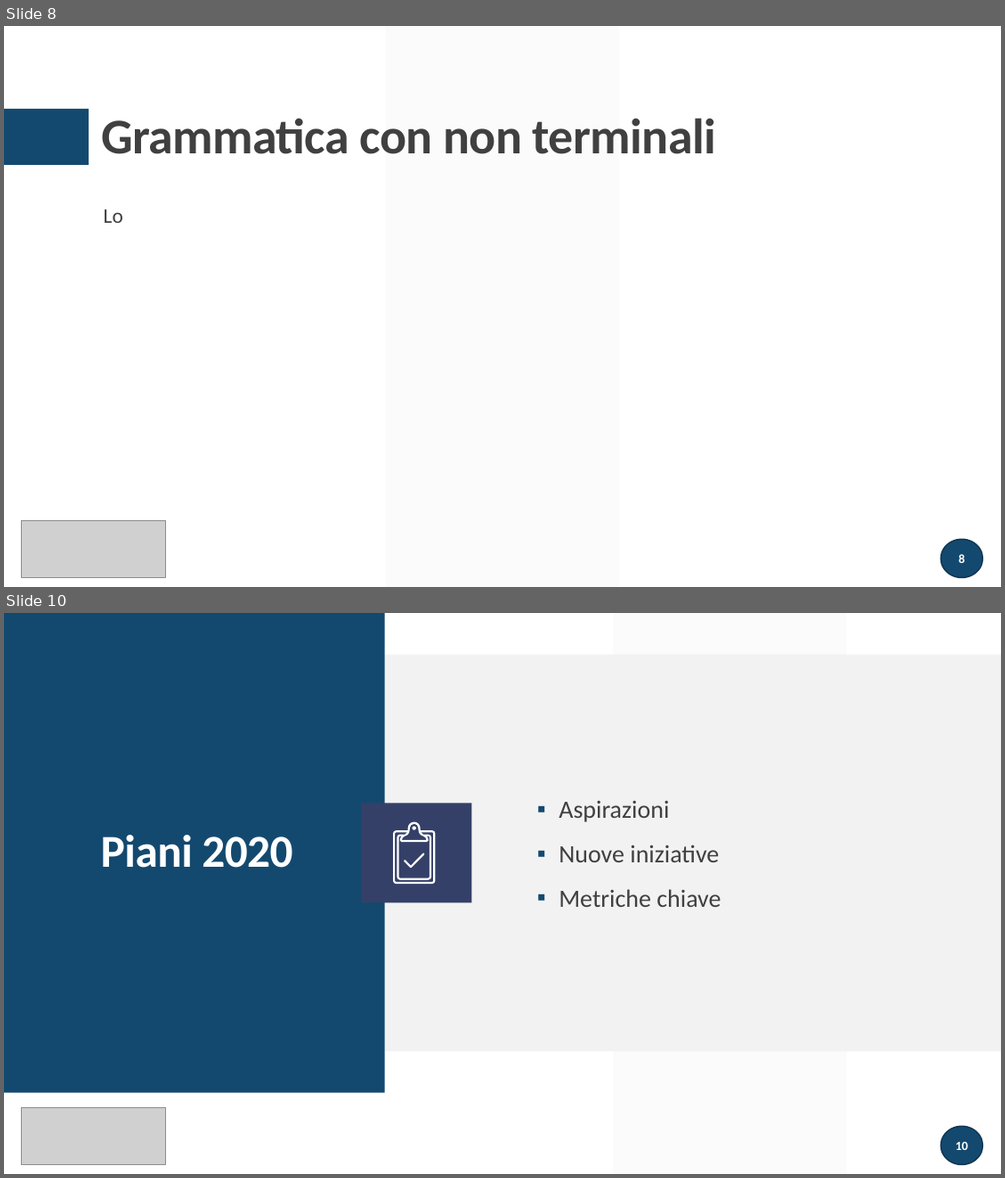
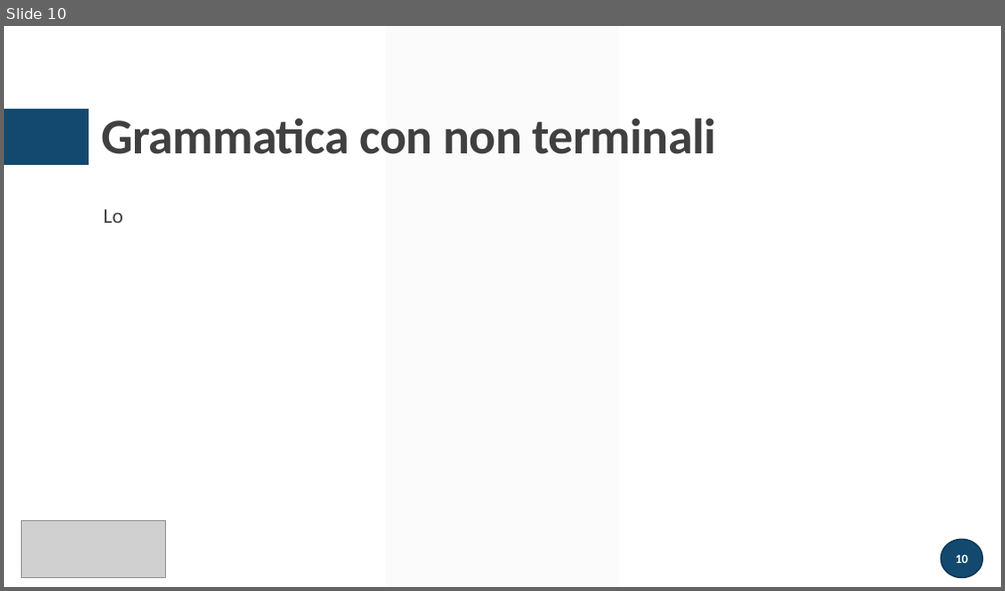
Before and after one commit to atusghen/SimpleID3, a slide deck: presentazione.pptx. Shown one above the other, each under a label of ours: slides 8 and 10 before the commit, slide 10 after it; the slides between them are not shown. The pictures are 1005x1178 and 1005x591 pixels, drawn with LibreOffice and Linux fonts; fonts in the diff are those of the drawing; grey boxes stand for pictures. Boxes give left, top, right and bottom in pixels: in the first picture for what was removed or moved away, otherwise in the second. Text is boxed around its words. In the diff, an @@ line names an element or a change of style, - is before the commit and + after.

```diff
--- a/presentazione.pptx
+++ b/presentazione.pptx
@@ slide 10 removed at box(4, 613, 1001, 1174), background #FFFFFF @@
@@ rectangle removed at box(4, 613, 385, 1093) @@
@@ parallelogram removed at box(614, 613, 847, 1174) @@
@@ rectangle removed at box(385, 654, 1001, 1051) @@
@@ rectangle removed at box(362, 803, 471, 902) @@
@@ freeform shape removed at box(393, 821, 435, 884) @@
@@ text removed at box(558, 801, 720, 907) @@
-▪ Aspirazioni
-▪ Nuove iniziative
-▪ Metriche chiave
@@ title removed at box(101, 835, 292, 868) @@
-Piani 2020
@@ picture removed at box(21, 1107, 166, 1165) @@
@@ page number removed at box(941, 1126, 983, 1164) @@
-10
@@ what was slide 8 is now slide 10 @@
@@ page number at box(955, 555, 968, 563): text changed @@
-8
+10
```
Also in this commit, not shown: 4 slides changed, 4 slides added, 5 other slides removed, 4 other files.
